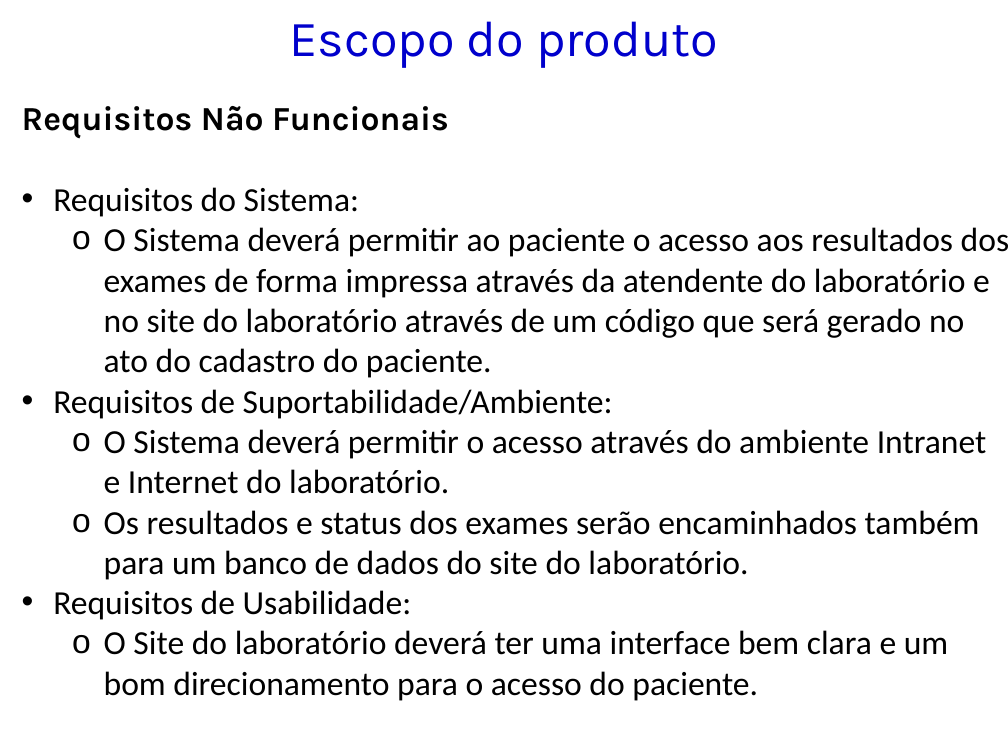
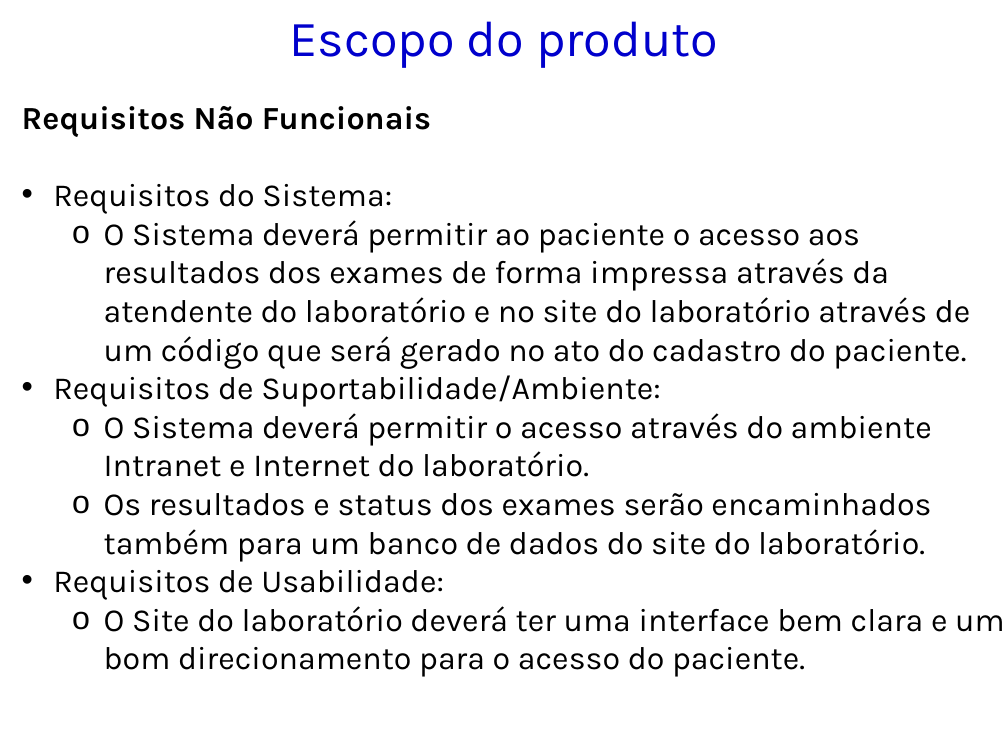
Before and after one commit to kokmz/TCCHUE, a slide deck: slide 16 of Arquivos do Anselmo preencidos - Semestre passado/GPS_2014_Modelo de Apresentação_PI.pptx (slide 7 before the commit). Drawn at 1008x756 pixels with LibreOffice and Linux fonts; fonts in the diff are those of the drawing; background and template pictures are left out. Boxes give left, top, right and bottom in pixels: in the first picture for what was removed or moved away, otherwise in the second. Text is boxed around its words. In the diff, an @@ line names an element or a change of style, - is before the commit and + after.

```diff
--- a/Arquivos do Anselmo preencidos - Semestre passado/GPS_2014_Modelo de Apresentação_PI.pptx
+++ b/Arquivos do Anselmo preencidos - Semestre passado/GPS_2014_Modelo de Apresentação_PI.pptx
@@ text "Requisitos Não Funcionais" at (x1=22, y1=106, x2=1005, y2=677): size 24 to 23 pt, font Calibri to Karla @@
```
Also in this commit, not shown: 12 other slides changed, 12 slides added.
